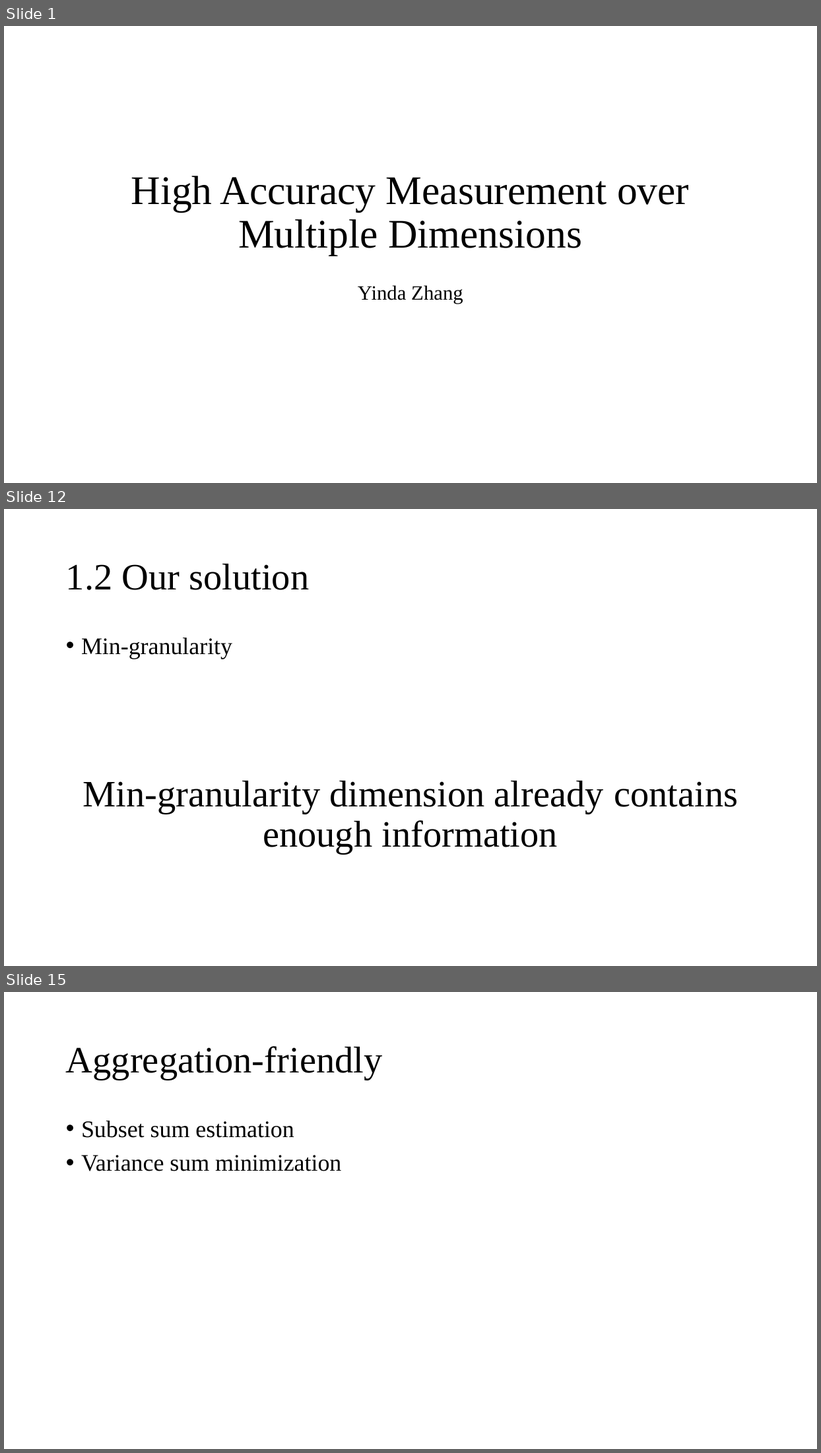
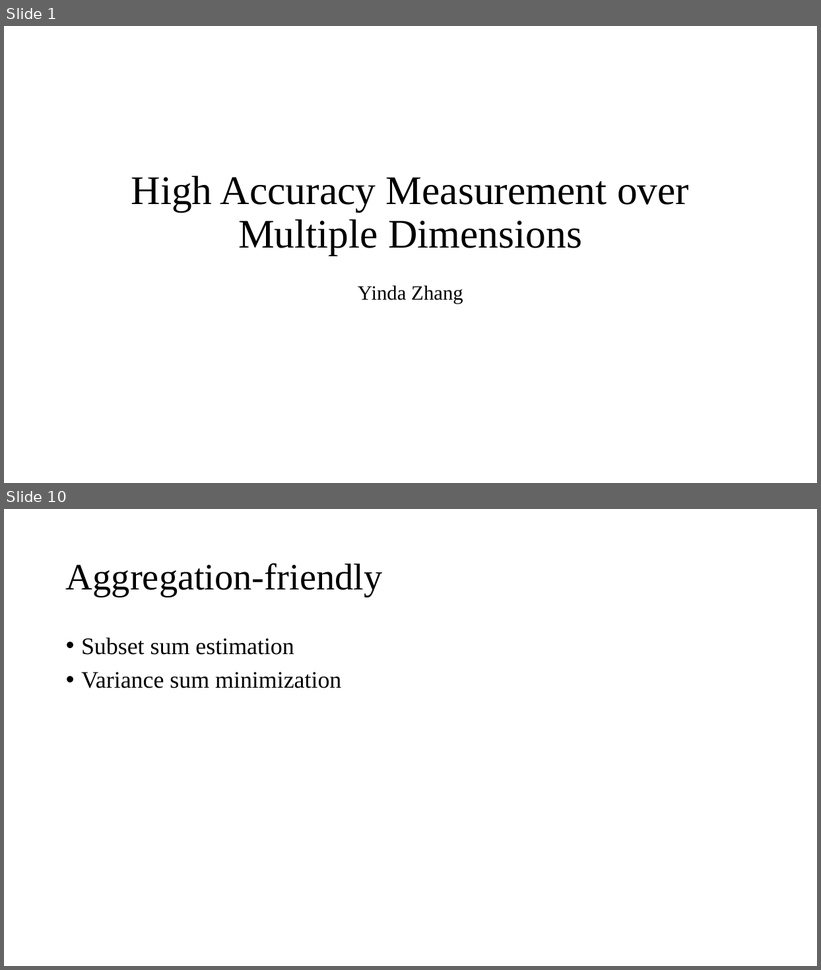
Before and after one commit to Lipox/Dimension, a slide deck: dimensions.pptx. Shown one above the other, each under a label of ours: slides 1, 12 and 15 before the commit, slides 1 and 10 after it; the slides between them are not shown. The pictures are 821x1453 and 821x970 pixels, drawn with LibreOffice and Linux fonts; fonts in the diff are those of the drawing. Boxes give left, top, right and bottom in pixels: in the first picture for what was removed or moved away, otherwise in the second. Text is boxed around its words. In the diff, an @@ line names an element or a change of style, - is before the commit and + after.

```diff
--- a/dimensions.pptx
+++ b/dimensions.pptx
@@ slide 12 removed at [4, 509, 817, 966], background #FFFFFF @@
@@ title removed at [66, 563, 310, 590] @@
-1.2 Our solution
@@ text removed at [81, 638, 232, 659] @@
-• Min-granularity
@@ text removed at [83, 780, 738, 854] @@
-Min-granularity dimension already contains enough information
@@ what was slide 15 is now slide 10 @@
```
Also in this commit, not shown: 7 slides changed, 2 slides added, 7 other slides removed.
